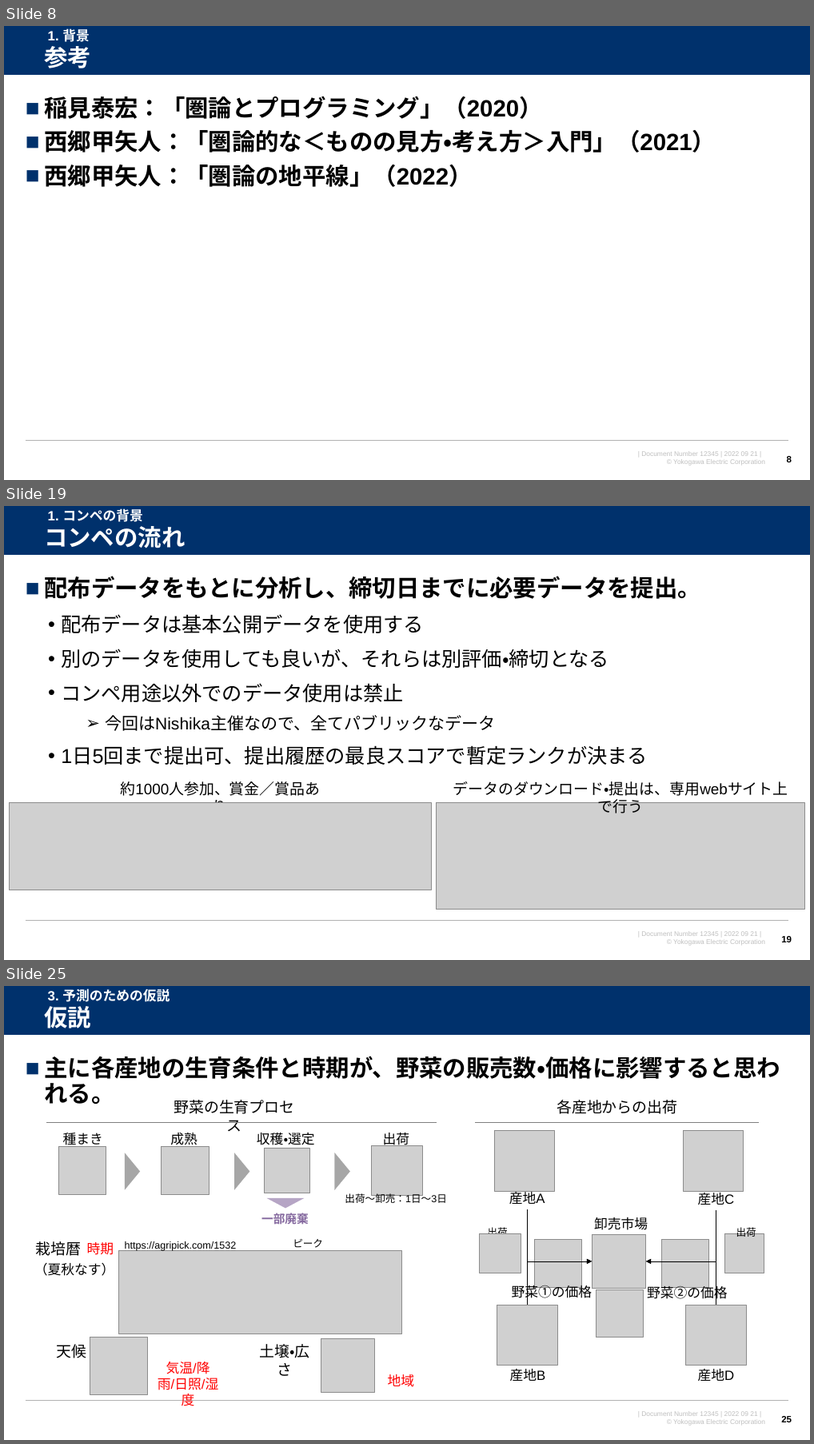
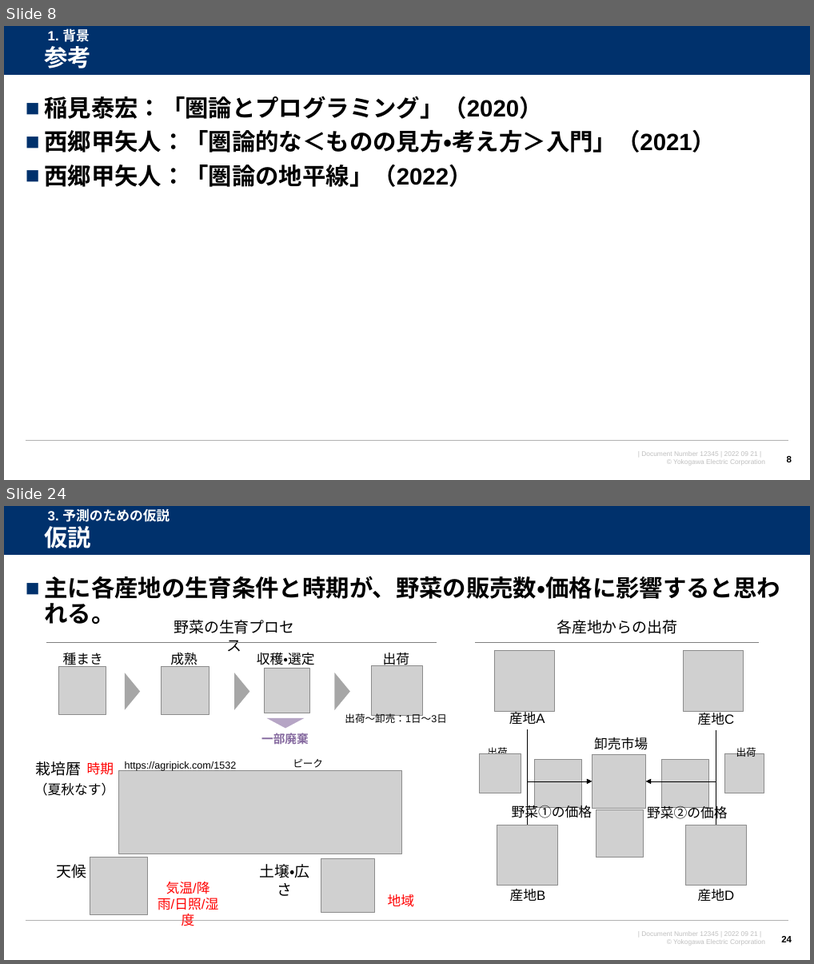
Before and after one commit to watarukumagai-git/opt, a slide deck: MMW/20230126_MMW_kumagai_rev.0.pptx. Shown one above the other, each under a label of ours: slides 8, 19 and 25 before the commit, slides 8 and 24 after it; the slides between them are not shown. The pictures are 814x1444 and 814x964 pixels, drawn with LibreOffice and Linux fonts; fonts in the diff are those of the drawing; grey boxes stand for pictures; background and template pictures are left out. Boxes give left, top, right and bottom in pixels: in the first picture for what was removed or moved away, otherwise in the second. Text is boxed around its words. In the diff, an @@ line names an element or a change of style, - is before the commit and + after.

```diff
--- a/MMW/20230126_MMW_kumagai_rev.0.pptx
+++ b/MMW/20230126_MMW_kumagai_rev.0.pptx
@@ slide 19 removed at <box>4,506,810,960</box>, background #FFFFFF; not listed: 4 template elements that a slide beside it also shows @@
@@ title removed at <box>44,526,185,548</box> @@
-コンペの流れ
@@ text removed at <box>48,508,142,522</box> @@
-1. コンペの背景
@@ text removed at <box>44,576,701,764</box> @@
-■ 配布データをもとに分析し、締切日までに必要データを提出。
-  • 配布データは基本公開データを使用する
-  • 別のデータを使用しても良いが、それらは別評価・締切となる
-  • コンペ用途以外でのデータ使用は禁止
-    ➢ 今回はNishika主催なので、全てパブリックなデータ
-  • 1日5回まで提出可、提出履歴の最良スコアで暫定ランクが決まる
@@ text removed at <box>120,781,320,803</box> @@
-約1000人参加、賞金／賞品あり
@@ text removed at <box>454,781,789,796</box> @@
-データのダウンロード・提出は、専用webサイト上で行う
@@ picture removed at <box>9,803,432,889</box> @@
@@ picture removed at <box>437,803,806,908</box> @@
@@ page number removed at <box>782,936,792,942</box> @@
-19
@@ what was slide 25 is now slide 24 @@
@@ page number at <box>782,936,792,942</box>: text changed @@
-25
+24
```
Also in this commit, not shown: 11 slides changed, 6 slides added, 12 other slides removed.
